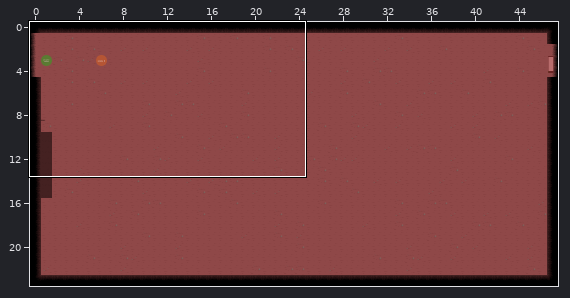
Two states of a Tiled map, assets/tilemaps/level 1.3.tmx. Above: a wide view before the commit, with the close-up outlined.
Close-up. Before:
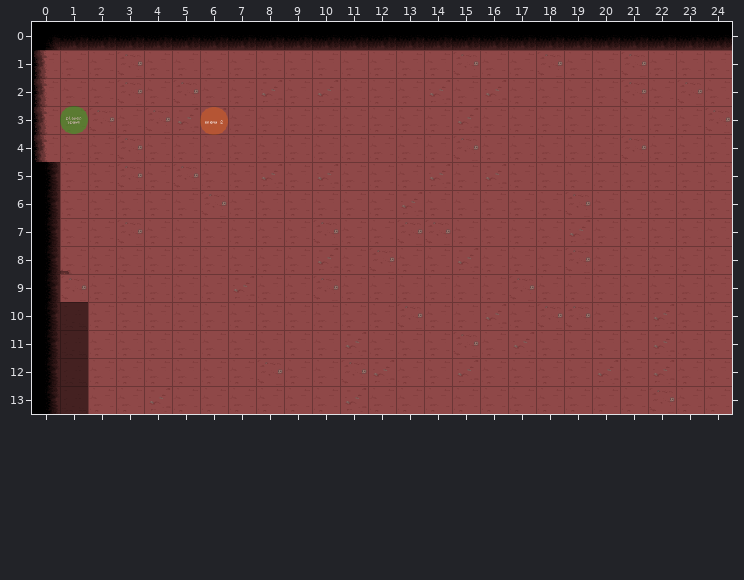
Cells are 64x64 px. Shown: x 0..24, y 0..13. The commit also changed other parts of the map, which this record leaves out.
And afterwards:
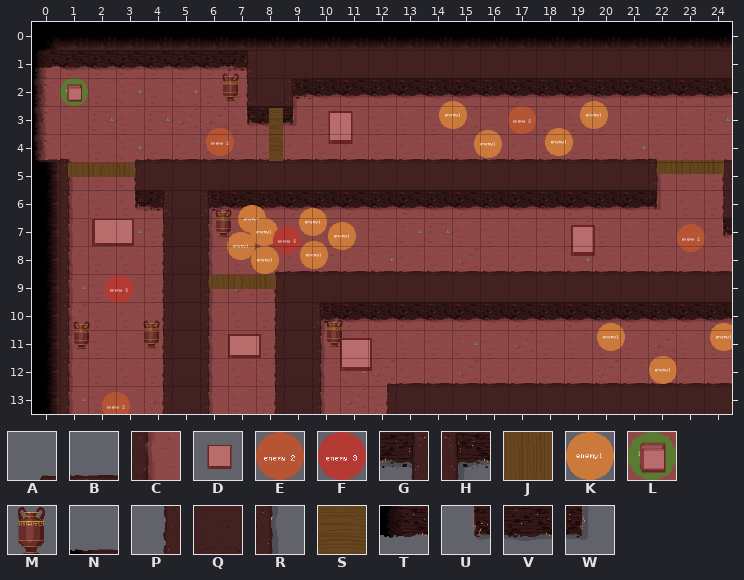
Key: from "tiles 1": A 0, B 1, C 3, D 4, E 5, F 6, G 10, H 12, J 14, K 15, L 16, M 17, N 19, P 20, Q 21, R 22, S 25, T 29, U 40, V 41, W 42.
_ is an empty cell.
Objects are placed by their top-left corner, in cells (3,4 is the top-left corner of cell 3,4); size is 1x1 cell unless given.
Tiles replaced or removed in this view: L, Q.
See-through tiles are keyed as they look on the map.
The edit:
Changed rows in their new state; . is an unchanged cell.
Layer "1":
first column x 0:
 1 TVVVVVVGQQQQQQQQQQQQQQQQQ
 2 .......PQHVVVVVVVVVVVVVVV
 3 .......UVW...............
 4 NC.ABBBBBBBBBBBBBBBBBBC.A
 5 .R.PQQQQQQQQQQQQQQQQQQR.P
 6 .R.UGQHVVVVVVVVVVVVVVVW.P
 7 .R..PQR.................U
 8 .R..PQR.ABBBBBBBBBBBBBBBB
 9 .R..PQR.PQQQQQQQQQQQQQQQQ
10 .R..PQR.PQHVVVVVVVVVVVVVV
11 .R..PQR.PQR..............
12 .R..PQR.PQR.ABBBBBBBBBBBB
13 .R..PQR.PQR.PQQQQQQQQQQQQ
Layer "markers":
first column x 1:
 2 L
 3 _
Layer "enemies":
changed: E "enemy_2" at 6,3 -> E "enemy_2" at 6.2,3.8
added: K "enemy_1" at 14.5,2.8
added: K "enemy_1" at 19.6,2.8
added: E "enemy_2" at 17,3
added: K "enemy_1" at 18.3,3.8
added: K "enemy_1" at 15.8,3.9
added: K "enemy_1" at 7.4,6.5
added: K "enemy_1" at 9.5,6.6
added: K "enemy_1" at 7.8,7
added: K "enemy_1" at 10.6,7.1
added: E "enemy_2" at 23,7.2
added: F "enemy_3" at 8.6,7.3
added: K "enemy_1" at 7,7.5
added: K "enemy_1" at 9.6,7.8
added: K "enemy_1" at 7.8,8
added: F "enemy_3" at 2.6,9.1
added: K "DASHER" at 20.2,10.7
added: K "DASHER" at 24.2,10.7
added: K "DASHER" at 22.1,11.9
added: E "enemy_2" at 2.5,13.2
Layer "interact":
added: M "vase" at 6.6,1.8
added: D "button" at 1,2
added: D "button" at 1,2
added: D "button" at 1,2.1
added: D "button" at 10.1,2.5 size 1.7x2.4
added: S "door" at 8.5,3.1 size 0.5x1.9
added: J "door" at 22.3,4.9 size 2.4x0.5
added: J "door" at 1.3,5 size 2.4x0.5
added: J "door" at 1.3,5 size 2.4x0.5
added: M "vase" at 6.4,6.7
added: D "button" at 1.3,6.5 size 3x2
added: D "button" at 18.8,6.6 size 1.7x2.2
added: J "door" at 6.3,9 size 2.4x0.5
added: M "vase" at 10.3,10.6
added: M "vase" at 3.8,10.6
added: M "vase" at 1.3,10.7
added: D "button" at 6.3,10.7 size 2.4x1.7
added: D "button" at 10.4,10.6 size 2.3x2.4
Changed places in both close-ups, as pixel boxes (x1, y1, x2, y2):
changed: (34, 50, 732, 414)
